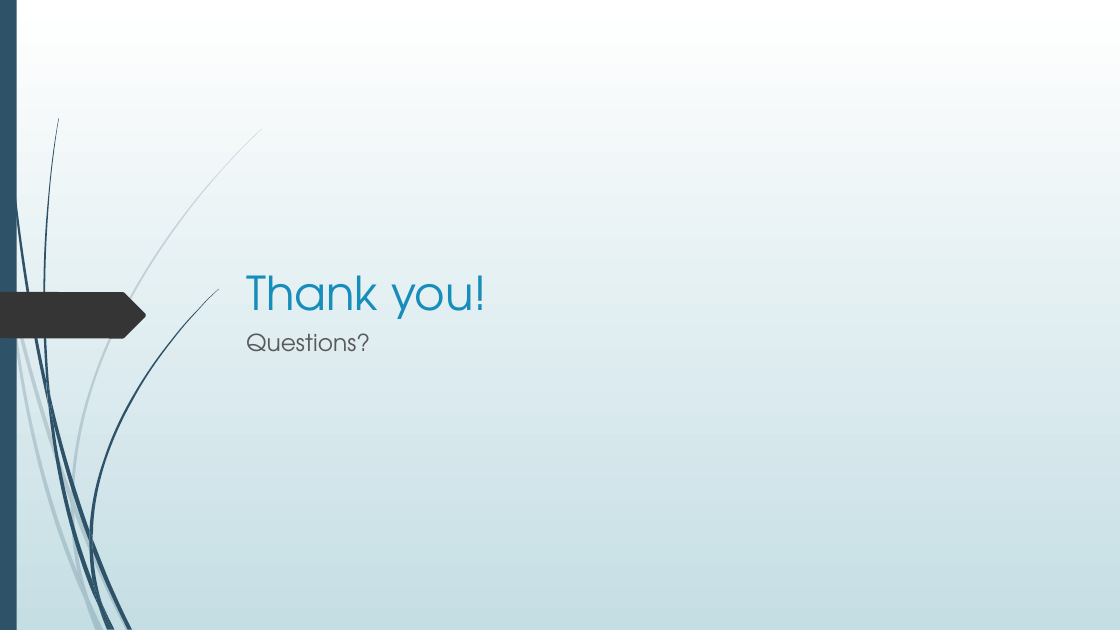
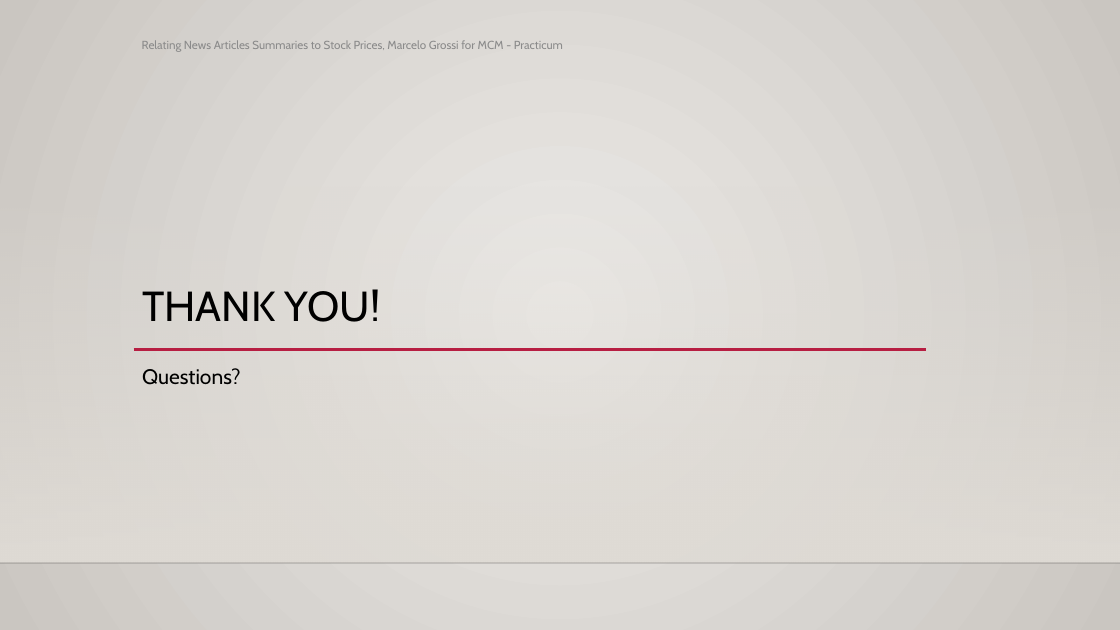
Before and after one commit to magrossi/news_n_stocks, a slide deck: slide 27 of presentation/presentation.pptx (slide 12 before the commit). Drawn at 1120x630 pixels with LibreOffice and Linux fonts; fonts in the diff are those of the drawing; background and template pictures are left out. Boxes give left, top, right and bottom in pixels: in the first picture for what was removed or moved away, otherwise in the second. Text is boxed around its words. In the diff, an @@ line names an element or a change of style, - is before the commit and + after.

```diff
--- a/presentation/presentation.pptx
+++ b/presentation/presentation.pptx
@@ background gradient #FFFFFF to #C5DEE5 to gradient #ECEAE7 to #CAC7C1 @@
@@ rectangle removed at [0,0,17,630] @@
@@ text added at [142,40,563,52], 10 pt, text #8C8C8C @@
+Relating News Articles Summaries to Stock Prices, Marcelo Grossi for MCM - Practicum
@@ rectangle added at [0,186,1120,563], fill gradient #DFDBD5 @@
@@ freeform shape removed at [0,292,146,339] @@
@@ title at [142,289,381,322]: text changed; size 40 to 36 pt; font TeX Gyre Adventor to Cabin; text colour #178DBB to #000000 @@
-Thank you!
+THANK YOU!
@@ text "Questions?": place and size @@
-text "Questions?" at [246,333,370,352]
+text "Questions?" at [142,368,241,385]
@@ text "Questions?" at [142,368,241,385]: size 20 to 18 pt, font TeX Gyre Adventor to Cabin, text colour #595959 to #000000; line spacing 1 to 1.2 @@
@@ line added from (134, 350) to (927, 350), #B71E42 2.5 pt @@
@@ line added from (0, 563) to (1120, 563), #000001 1 pt @@
@@ group removed at [0,129,262,630]: 10 freeform shapes @@
@@ group removed at [3,0,218,630]: 12 freeform shapes @@
```
Also in this commit, not shown: 9 other slides changed, 17 slides added, 2 slides removed, 1 other file.
